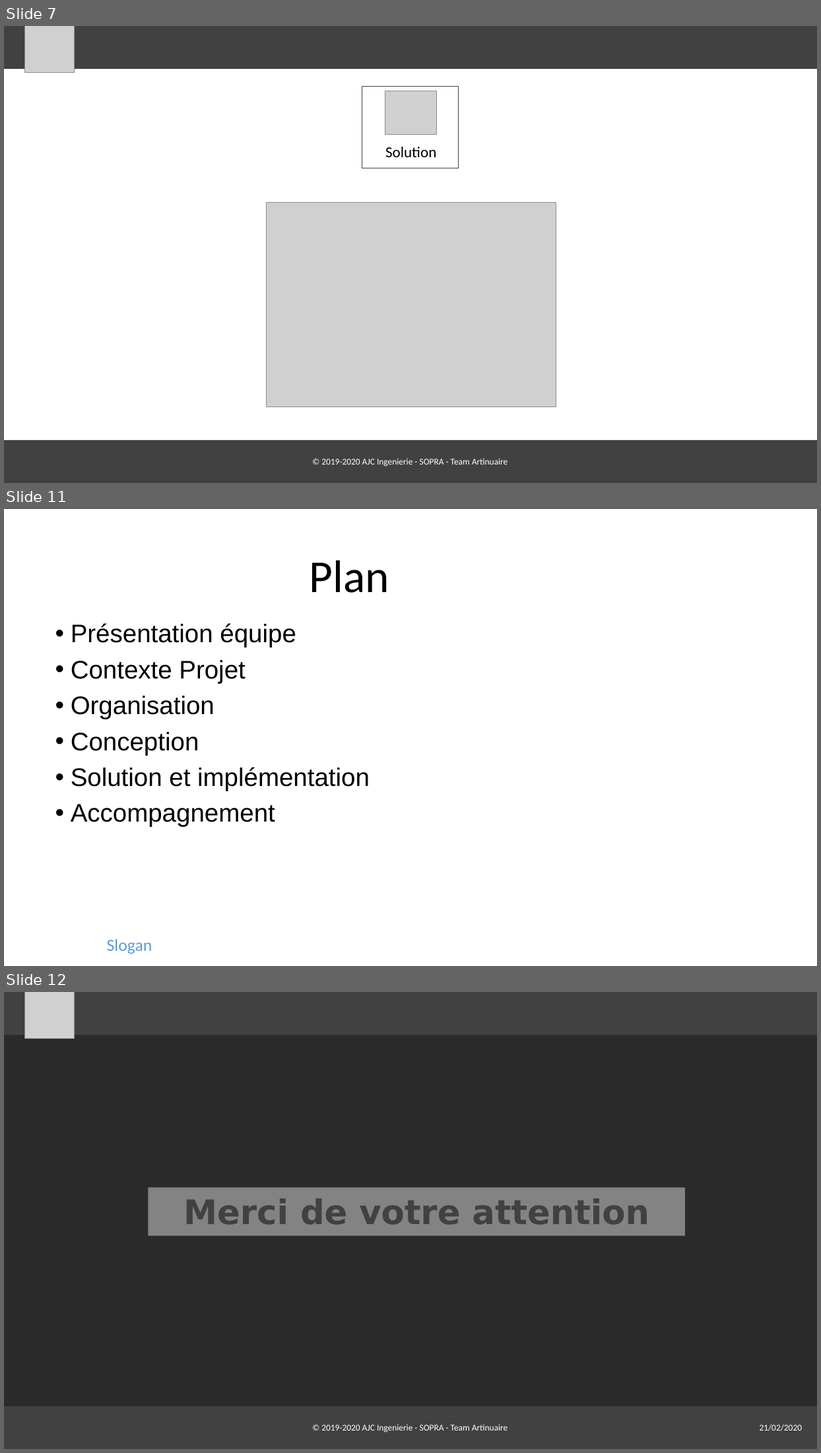
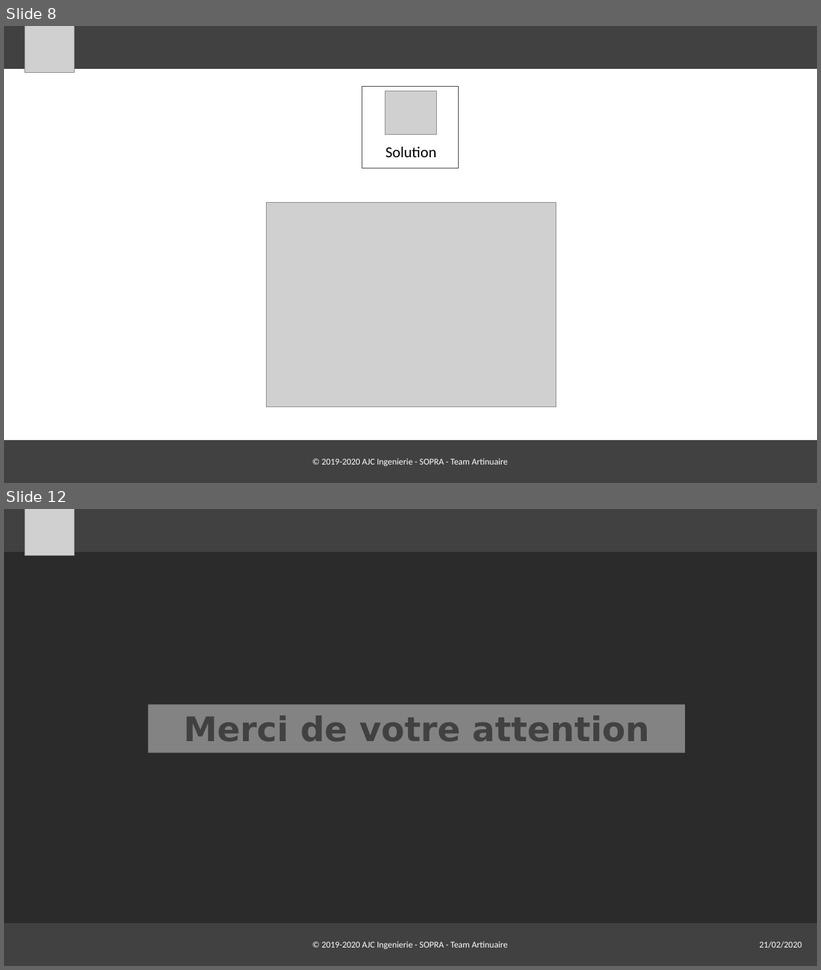
Before and after one commit to alredinor/diapo, a slide deck: alban.pptx. Shown one above the other, each under a label of ours: slides 7, 11 and 12 before the commit, slides 8 and 12 after it; the slides between them are not shown. The pictures are 821x1453 and 821x970 pixels, drawn with LibreOffice and Linux fonts; fonts in the diff are those of the drawing; grey boxes stand for pictures; background and template pictures are left out; a plain dark background stands for a picture behind light text. Boxes give left, top, right and bottom in pixels: in the first picture for what was removed or moved away, otherwise in the second. Text is boxed around its words. In the diff, an @@ line names an element or a change of style, - is before the commit and + after.

```diff
--- a/alban.pptx
+++ b/alban.pptx
@@ slide 11 removed at (x1=4, y1=509, x2=817, y2=966), background #FFFFFF @@
@@ text removed at (x1=310, y1=560, x2=389, y2=593) @@
-Plan
@@ text removed at (x1=71, y1=623, x2=370, y2=827) @@
-• Présentation équipe
-• Contexte Projet
-• Organisation
-• Conception
-• Solution et implémentation
-• Accompagnement
@@ text removed at (x1=107, y1=939, x2=152, y2=955) @@
-Slogan
@@ what was slide 7 is now slide 8 @@
```
Also in this commit, not shown: 6 slides changed, 1 slide added.
